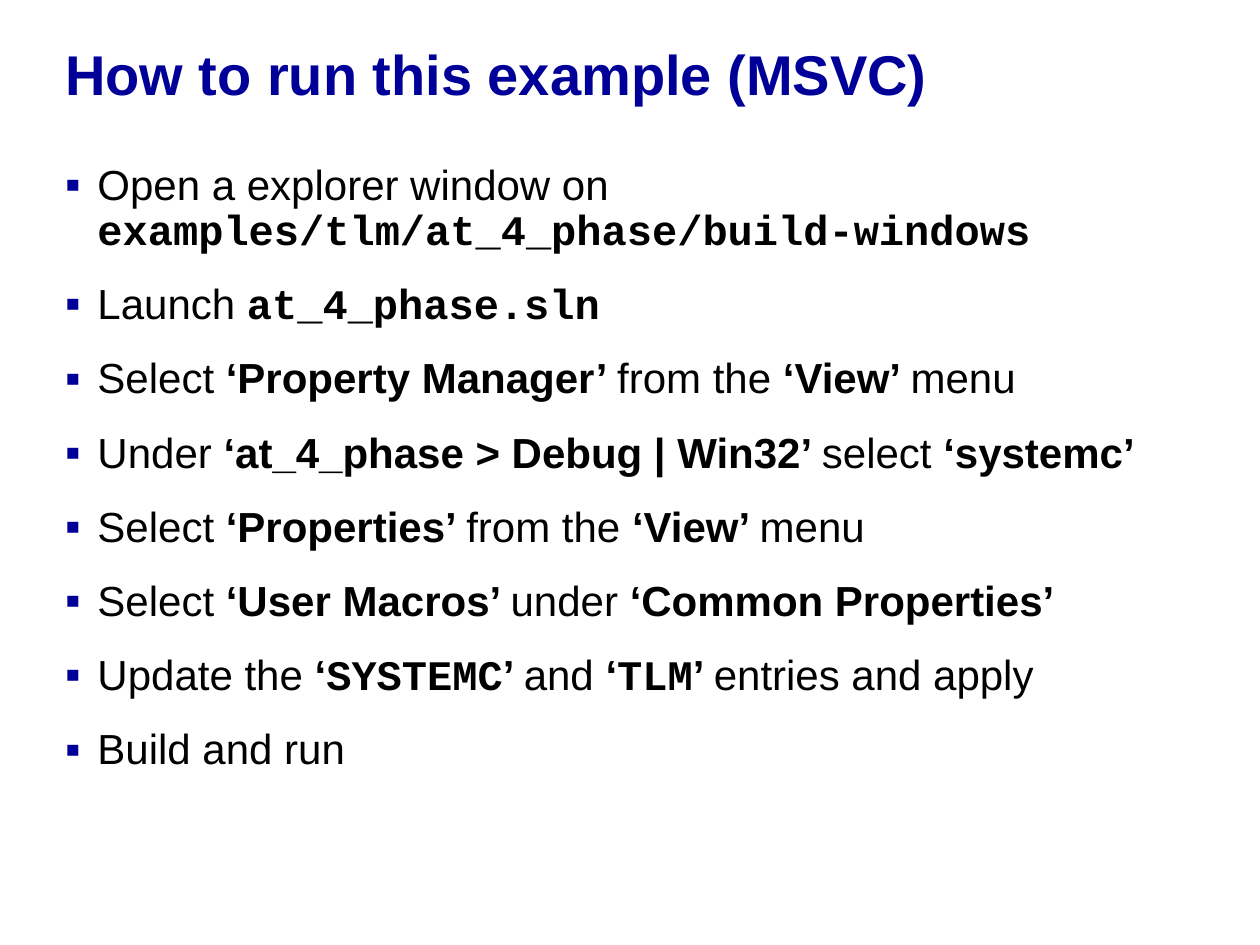
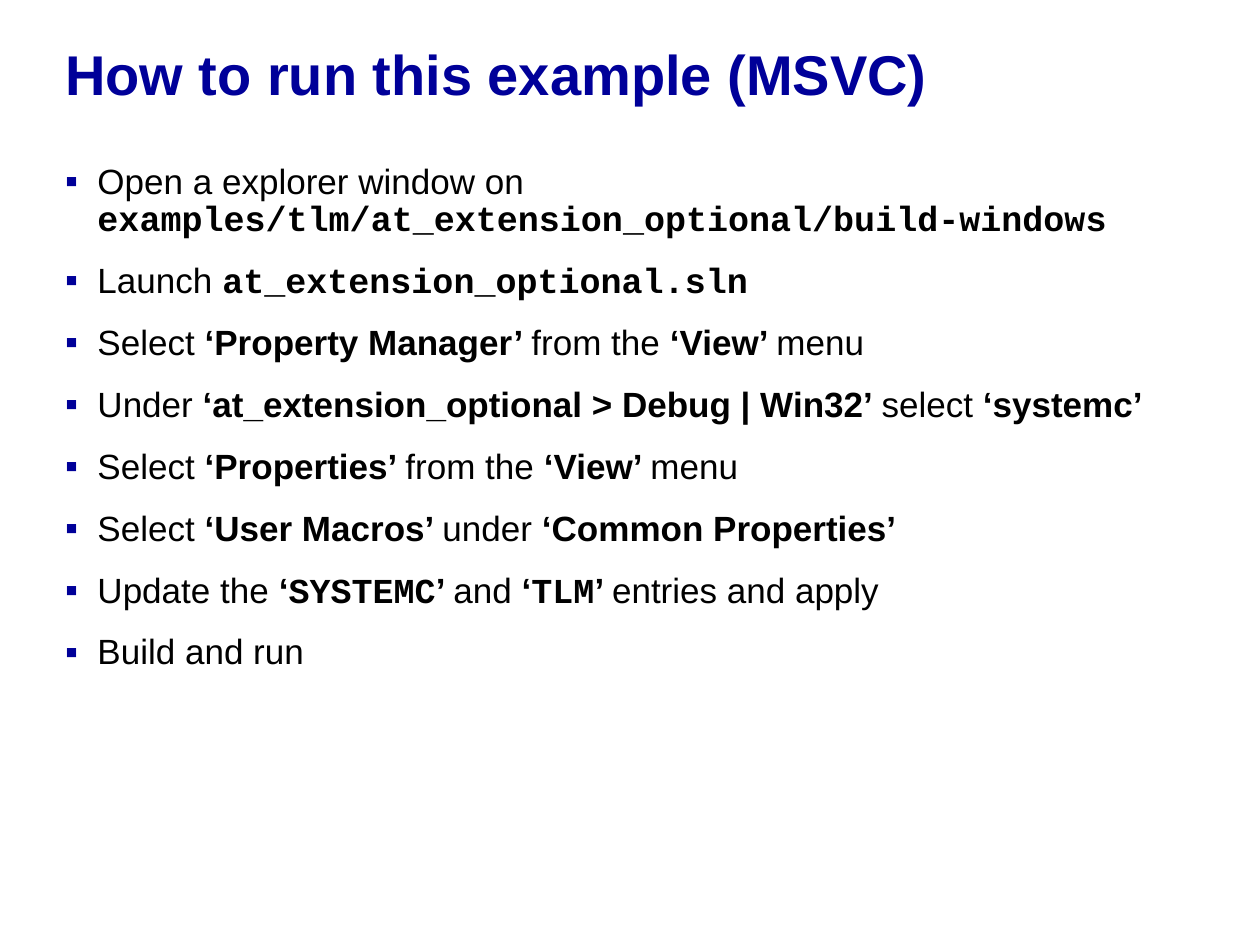
Before and after one commit to accellera-official/systemc, a slide deck: slide 5 of examples/tlm/at_extension_optional/docs/at_extension_optional_example.ppt. Drawn at 1260x945 pixels with LibreOffice and Linux fonts; fonts in the diff are those of the drawing; background and template pictures are left out. Boxes give left, top, right and bottom in pixels: in the first picture for what was removed or moved away, otherwise in the second. Text is boxed around its words. In the diff, an @@ line names an element or a change of style, - is before the commit and + after.

Commit message:
- updated extension examples PowerPoints

```diff
--- a/examples/tlm/at_extension_optional/docs/at_extension_optional_example.ppt
+++ b/examples/tlm/at_extension_optional/docs/at_extension_optional_example.ppt
@@ text at [97, 168, 1106, 301]: text changed; size 24 to 20 pt @@
-▪ Open a explorer window on
-  examples/tlm/at_4_phase/build-windows
-▪ Launch at_4_phase.sln
+▪ Open a explorer window on
+  examples/tlm/at_extension_optional/build-windows
+▪ Launch at_extension_optional.sln
@@ text at [97, 329, 896, 665]: size 24 to 20 pt in "Select ‘Property Manager’ from the ‘View’ menu", "Select ‘Properties’ from the ‘View’ menu", "Select ‘User Macros’ under ‘Common Properties’", "Update the ‘SYSTEMC’ and ‘TLM’ entries and ..." and 1 more places; less space between paragraphs @@
@@ text at [97, 391, 1143, 424]: text changed; size 24 to 20 pt @@
-▪ Under ‘at_4_phase > Debug | Win32’ select ‘systemc’
+▪ Under ‘at_extension_optional > Debug | Win32’ select ‘systemc’
```
Also in this commit, not shown: 7 other slides changed, 1 slide removed, 1 other file.
